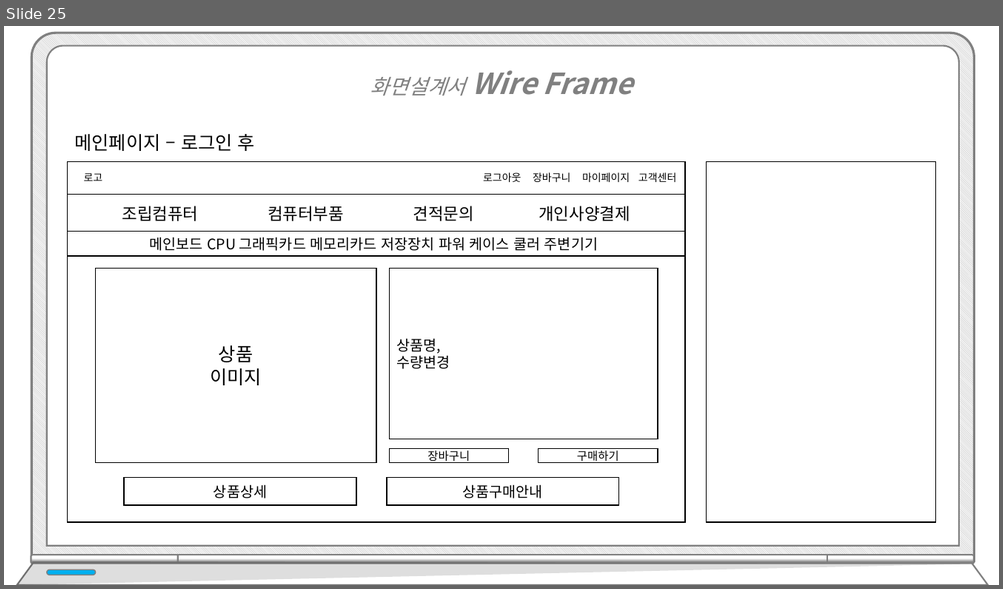
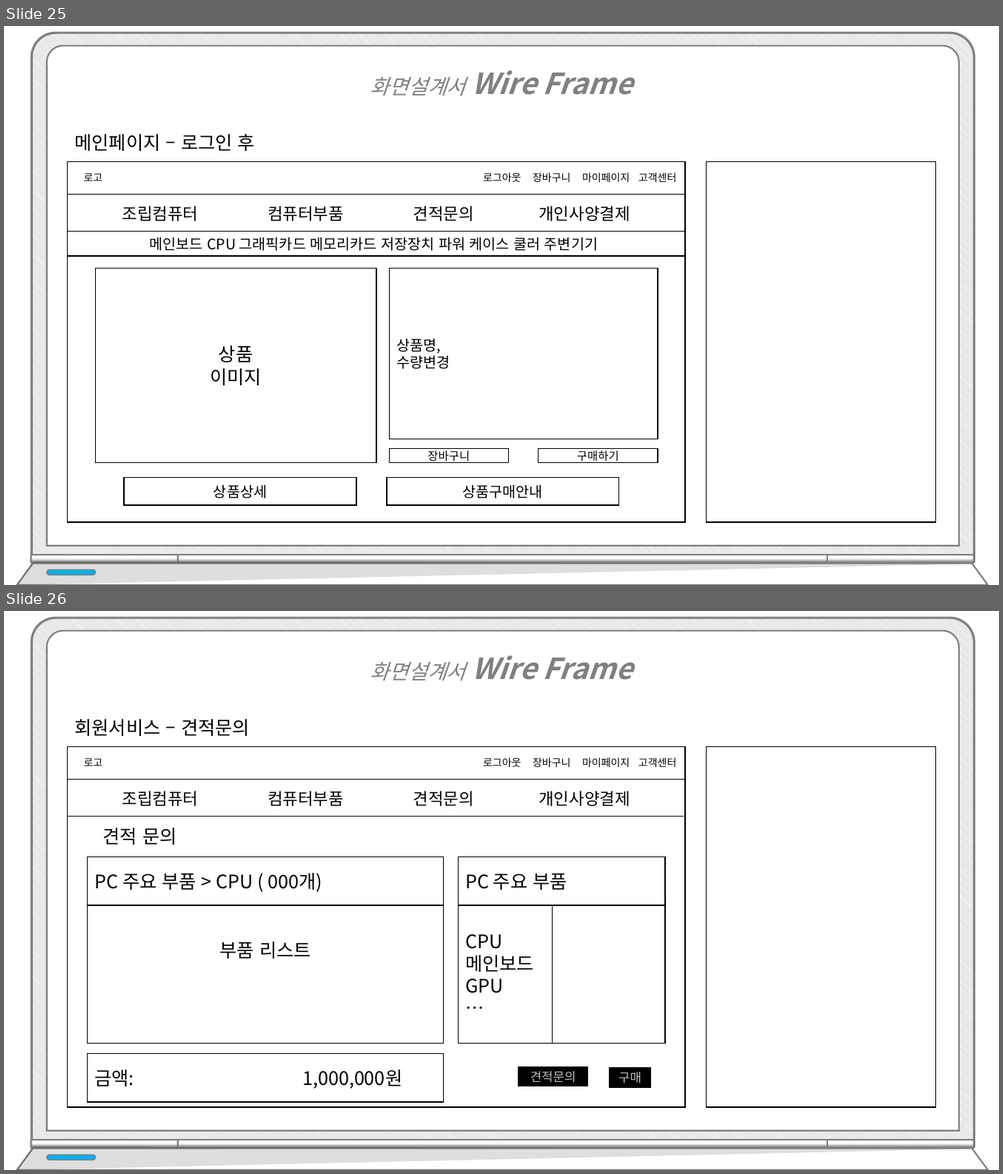
Before and after one commit to hhsw07/ezen-academy-projects, a slide deck: WebContent/발표/프로젝트5.pptx. Shown one above the other, each under a label of ours: slide 25 before the commit, slides 25 and 26 after it. The pictures are 1003x589 and 1003x1174 pixels, drawn with LibreOffice and Linux fonts; fonts in the diff are those of the drawing. Boxes give left, top, right and bottom in pixels: in the first picture for what was removed or moved away, otherwise in the second. Text is boxed around its words. In the diff, an @@ line names an element or a change of style, - is before the commit and + after.

```diff
--- a/WebContent/발표/프로젝트5.pptx
+++ b/WebContent/발표/프로젝트5.pptx
@@ slide 26 added at box(4, 611, 999, 1170), background #FFFFFF @@
@@ text added at box(370, 655, 633, 681), 28 pt, text #808080, bold, italic @@
+화면설계서 Wire Frame
@@ text added at box(75, 719, 250, 736), 18 pt, text #000000 @@
+회원서비스 – 견적문의
@@ rectangle added at box(68, 747, 686, 1108), fill #FFFFFF, outline #000000 1 pt @@
@@ rectangle added at box(68, 747, 686, 780), fill #FFFFFF, outline #000000 1 pt @@
@@ text added at box(84, 758, 103, 766), 10 pt, text #000000 @@
+로고
@@ text added at box(483, 758, 676, 767), 10 pt, text #000000 @@
+로그아웃 장바구니 마이페이지 고객센터
@@ rectangle added at box(706, 747, 936, 1108), fill #FFFFFF, outline #000000 1 pt @@
@@ text added at box(122, 791, 629, 806), 16 pt, text #000000 @@
+조립컴퓨터 컴퓨터부품 견적문의 개인사양결제
@@ line added from (68, 816) to (684, 816), #0D0D0D 0.5 pt @@
@@ text added at box(103, 828, 176, 845), 18 pt, text #000000 @@
+견적 문의
@@ rectangle added at box(88, 857, 444, 1044), fill #FFFFFF, outline #000000 1 pt, 18 pt, text #000000 @@
+부품 리스트
@@ rectangle added at box(88, 857, 444, 906), fill #FFFFFF, outline #000000 1 pt, 18 pt, text #000000 @@
+PC 주요 부품 > CPU ( 000개)
@@ rectangle added at box(458, 857, 665, 1044), fill #FFFFFF, outline #000000 1 pt @@
@@ rectangle added at box(458, 857, 665, 906), fill #FFFFFF, outline #000000 1 pt, 18 pt, text #000000 @@
+PC 주요 부품
@@ rectangle added at box(458, 906, 552, 1044), fill #FFFFFF, outline #000000 1 pt, 18 pt, text #000000 @@
+CPU
+메인보드
+GPU
+…
@@ rectangle added at box(88, 1054, 444, 1102), fill #FFFFFF, outline #000000 1 pt, 18 pt, text #000000 @@
+금액: 1,000,000원
@@ rectangle added at box(518, 1067, 587, 1086), fill #000000, outline #000000 1 pt, 12 pt, text #BFBFBF @@
+견적문의
@@ rectangle added at box(609, 1068, 651, 1088), fill #000000, outline #000000 1 pt, 12 pt, text #BFBFBF @@
+구매
@@ group added at box(17, 618, 987, 1170): 5 round same rects, 2 freeform shapes, 1 rounded rectangle @@
```
Also in this commit, not shown: 7 other slides added, 3 other files.
